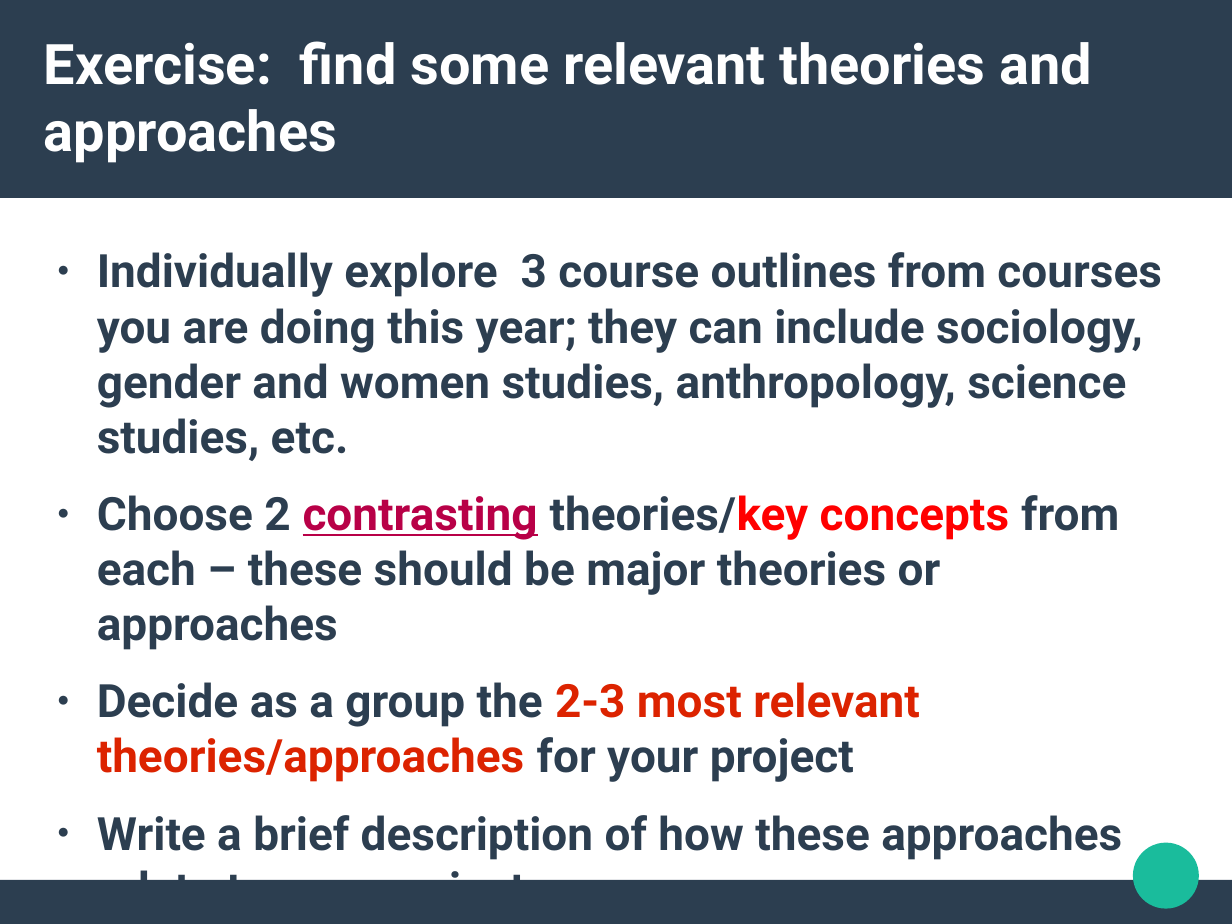
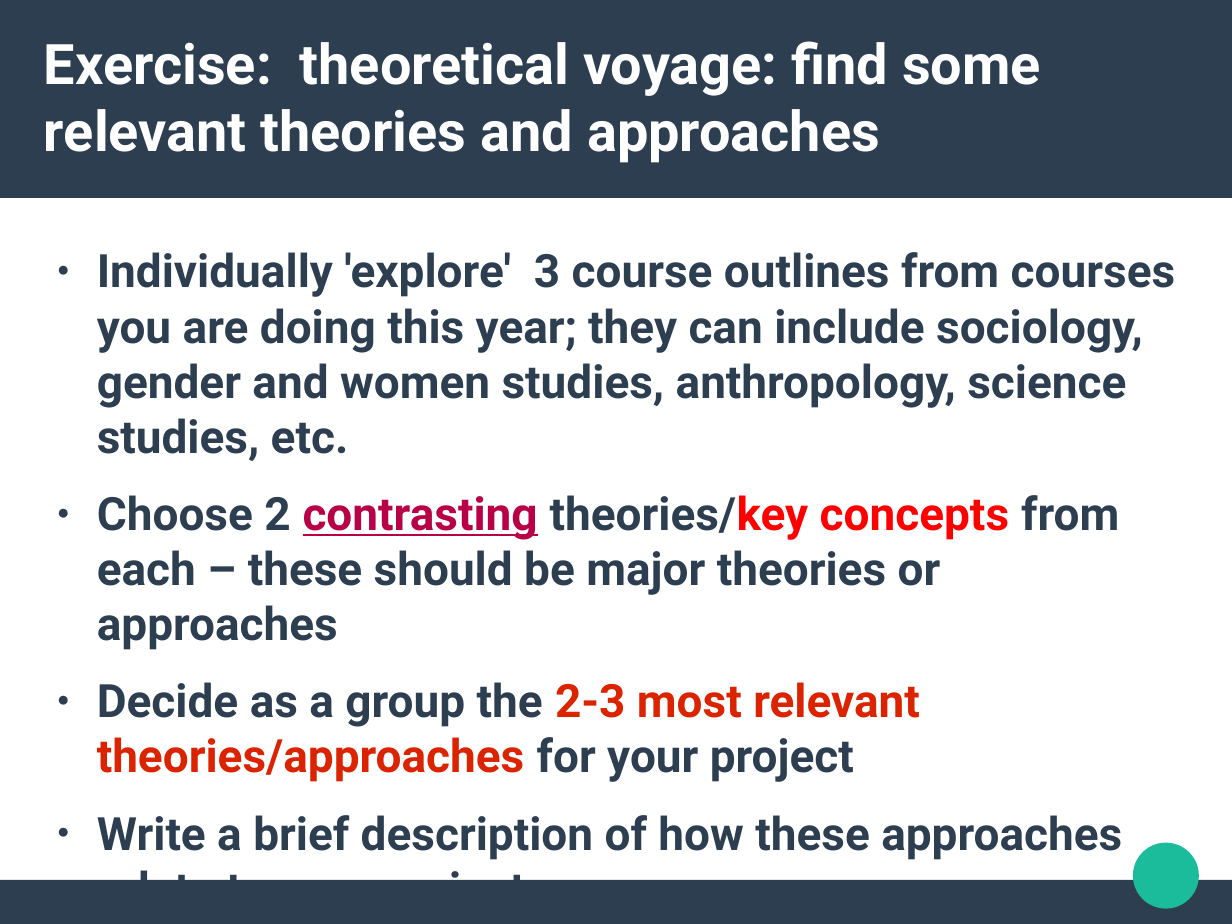
Before and after one commit to rian39/socl923, a slide deck: slide 18 of lectures/week8.odp. Drawn at 1232x924 pixels with LibreOffice and Linux fonts; fonts in the diff are those of the drawing. Boxes give left, top, right and bottom in pixels: in the first picture for what was removed or moved away, otherwise in the second. Text is boxed around its words. In the diff, an @@ line names an element or a change of style, - is before the commit and + after.

```diff
--- a/lectures/week8.odp
+++ b/lectures/week8.odp
@@ title at (44,41,1041,163): text changed @@
-Exercise: find some relevant theories and approaches
+Exercise: theoretical voyage: find some relevant theories and approaches
@@ text at (97,252,1175,461): text changed @@
-● Individually explore 3 course outlines from courses you are doing this year; they can include sociology, gender and women studies, anthropology, science studies, etc.
+● Individually 'explore' 3 course outlines from courses you are doing this year; they can include sociology, gender and women studies, anthropology, science studies, etc.
```
Also in this commit, not shown: 9 other slides changed, 3 slides added, 2 slides removed, 2 other files.
